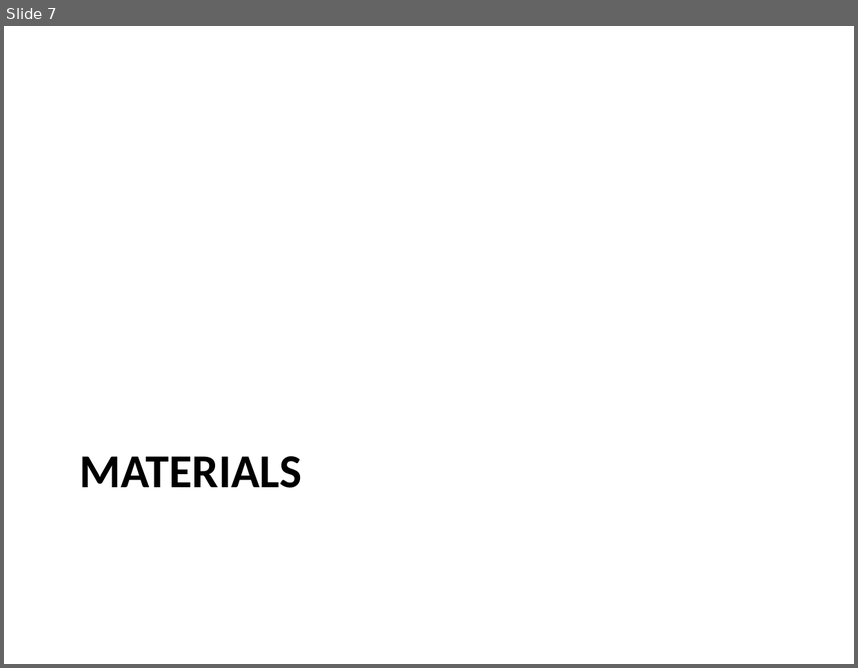
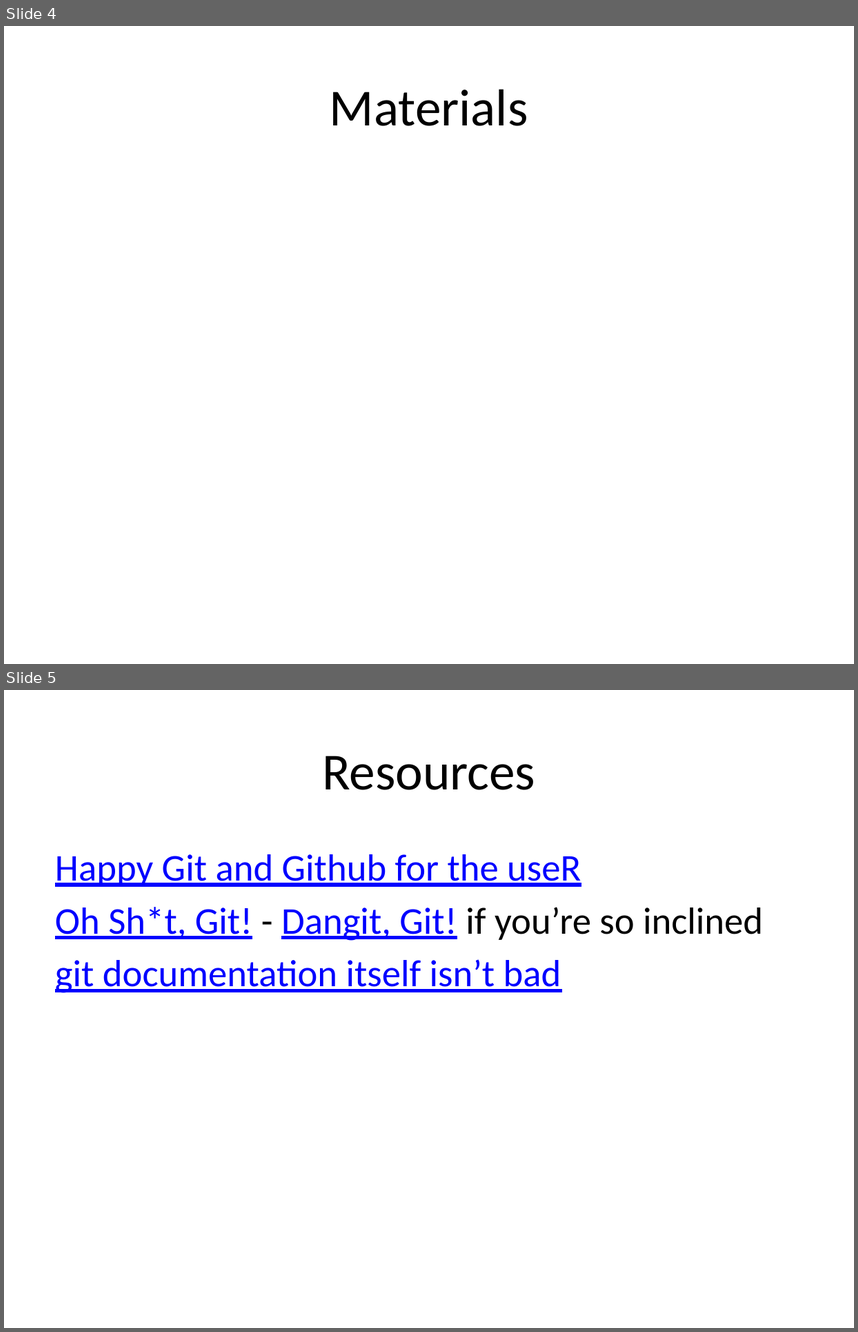
Before and after one commit to super-advanced-r-fall-2019/git-and-github, a slide deck: presentations/lecture-presentation-template.pptx. Shown one above the other, each under a label of ours: slide 7 before the commit, slides 4 and 5 after it. The pictures are 858x668 and 858x1332 pixels, drawn with LibreOffice and Linux fonts; fonts in the diff are those of the drawing. Boxes give left, top, right and bottom in pixels: in the first picture for what was removed or moved away, otherwise in the second. Text is boxed around its words. In the diff, an @@ line names an element or a change of style, - is before the commit and + after.

```diff
--- a/presentations/lecture-presentation-template.pptx
+++ b/presentations/lecture-presentation-template.pptx
@@ slide 5 added at [4, 690, 854, 1328], background #FFFFFF @@
@@ title added at [322, 756, 535, 790], 44 pt, text #000000 @@
+Resources
@@ text added at [55, 854, 763, 993], 32 pt, text #0000FF, underline @@
+Happy Git and Github for the useR
+Oh Sh*t, Git! - Dangit, Git! if you’re so inclined
+git documentation itself isn’t bad
@@ what was slide 7 is now slide 4 @@
@@ slide 4 changed as well @@
@@ title "Materials" at [330, 89, 528, 126]: vertical alignment top to middle @@
@@ title at [330, 89, 528, 126]: text changed; size 40 to 44 pt; bold off @@
-MATERIALS
+Materials
```
Also in this commit, not shown: 2 other slides changed, 2 other slides added, 4 slides removed, 4 other files.
